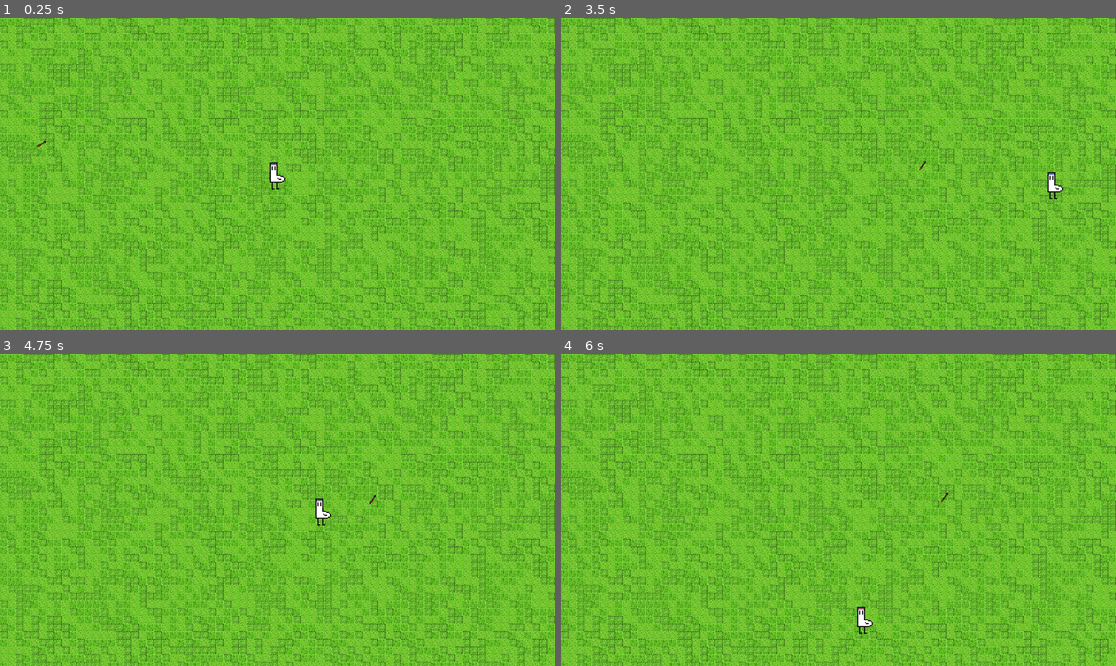
Above: before the commit, frames 1-4 (two rows, left to right).
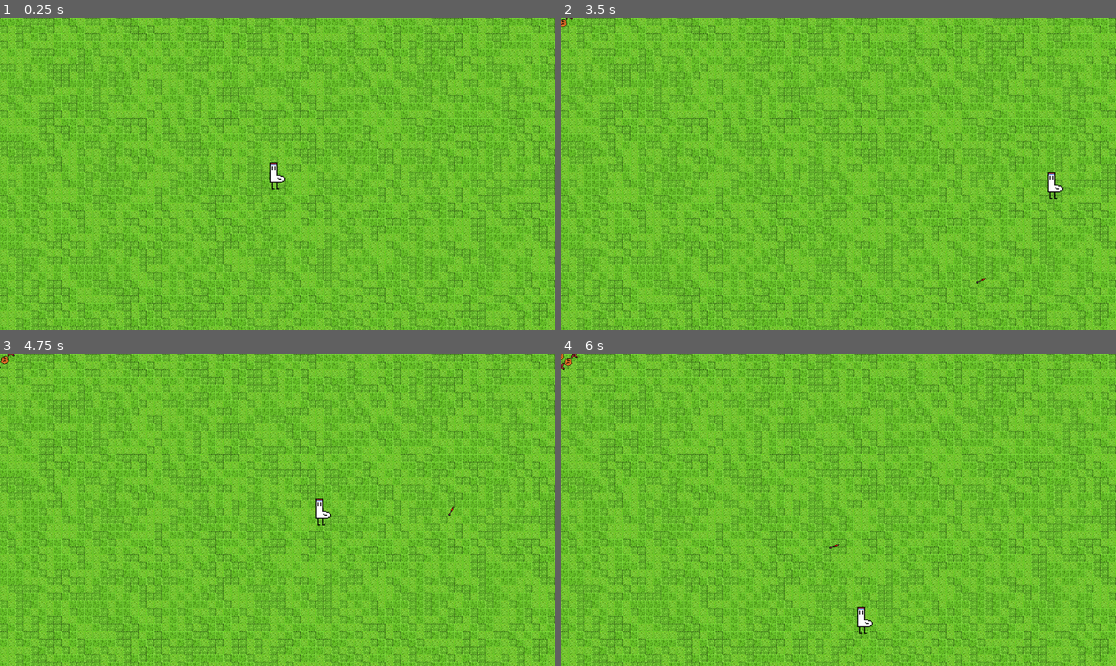
Above: after the commit, the same moments.

Repository: merlinseela/draw-a-path
Game: Godot game, scene res://main.tscn
Two runs of this game, one before a commit and one after it. Both use one fixed random seed, a clock stepped at 60 frames per second and the inputs below.
Inputs (mouse positions are in pixels of both pictures, inside the frame that each line leads up to):
- Up to frame 1 (0.25 s): no input
- Up to frame 2 (3.5 s): tap Enter at 0.5 s; move the mouse to (960, 158) at 0.52 s; hold D (move_right) 0.53-1.28 s; click (960, 158) at 0.6 s; right-click (960, 158) at 0.8 s; move the mouse to (727, 189) at 1.27 s; hold S (move_down) 1.28-2.03 s; right-click (727, 189) at 1.35 s; click (727, 189) at 1.55 s; move the mouse to (894, 105) at 2.02 s; hold D (move_right) 2.03-2.78 s; click (894, 105) at 2.1 s; right-click (894, 105) at 2.3 s; move the mouse to (810, 236) at 2.77 s; hold W (move_up) from 2.78 s (still down); right-click (810, 236) at 2.85 s; click (810, 236) at 3.05 s
- Up to frame 3 (4.75 s): move the mouse to (444, 556) at 3.52 s; release W (move_up) at 3.53 s; hold A (move_left) from 3.53 s (still down); click (444, 556) at 3.6 s; right-click (444, 556) at 3.8 s; tap Space at 4.25 s; move the mouse to (111, 463) at 4.27 s; right-click (111, 463) at 4.35 s; click (111, 463) at 4.55 s
- Up to frame 4 (6 s): move the mouse to (866, 510) at 5.02 s; release A (move_left) at 5.03 s; hold S (move_down) 5.03-5.78 s; click (866, 510) at 5.1 s; right-click (866, 510) at 5.3 s; move the mouse to (755, 432) at 5.77 s; hold D (move_right) from 5.78 s (still down); right-click (755, 432) at 5.85 s

The runs differ from the first frame. In frame 1, less than 0.1% of the frame differs, in the area x 0-9%, y 0-42%; in frame 2, less than 0.1%; in frame 3, less than 0.1%; in frame 4, less than 0.1%, in the area x 0-70%, y 0-63%.

Commit message:
wip commit by Darma_Fox

Diff:
--- /dev/null
+++ b/main.gd
@@ -0,0 +1,17 @@
+extends Node2D
+
+@onready var enemy: PackedScene = preload("res://scenes/enemy/enemy.tscn")
+var test
+
+var enemy_count: int = 1
+var enemy_count_max: int
+
+func _ready():
+	# current enemy numbers
+	enemy_count_max = 5
+
+
+func _process(delta):
+	while enemy_count <= enemy_count_max:
+		enemy_count += 1
+		add_child(enemy.instantiate())
--- a/main.tscn
+++ b/main.tscn
@@ -1,9 +1,11 @@
-[gd_scene load_steps=3 format=3 uid="uid://de0b5inuxfogw"]
+[gd_scene load_steps=4 format=3 uid="uid://de0b5inuxfogw"]
 
-[ext_resource type="PackedScene" uid="uid://chuxnsrcin21i" path="res://scenes/tilemap.tscn" id="1_8diue"]
-[ext_resource type="PackedScene" uid="uid://8xkaulbjjw0h" path="res://scenes/player.tscn" id="2_tamwn"]
+[ext_resource type="PackedScene" uid="uid://chuxnsrcin21i" path="res://scenes/tilemap/tilemap.tscn" id="1_8diue"]
+[ext_resource type="Script" path="res://main.gd" id="1_8dle6"]
+[ext_resource type="PackedScene" uid="uid://8xkaulbjjw0h" path="res://scenes/player/player.tscn" id="2_tamwn"]
 
 [node name="Main" type="Node2D"]
+script = ExtResource("1_8dle6")
 
 [node name="Tilemap" parent="." instance=ExtResource("1_8diue")]
 
--- a/scenes/ArrowComponent.gd
+++ /dev/null
@@ -1,61 +0,0 @@
-extends Node2D
-
-const SPEED = 300
-
-@onready var player_node: CharacterBody2D = get_parent().get_node("Player")
-
-var tracker_state
-enum states {
-	IDLE,
-	PATHING,
-	BACK
-}
-
-var tracker_progress: float
-var tracker_points: int
-
-# Called when the node enters the scene tree for the first time.
-func _ready():
-	tracker_state = states.IDLE
-
-# Called every frame. 'delta' is the elapsed time since the previous frame.
-func _process(delta):
-	match tracker_state:
-		states.IDLE:
-			if $Path2D.curve.get_point_position(0) != player_node.position:
-				$Path2D.curve.remove_point(0)
-				$Path2D.curve.add_point(player_node.position, Vector2(0,0), Vector2(0,0), 0)
-				# TODO: In and Out Vectors are just 0,0 for now -> could stay like but not polished
-
-			if Input.is_action_just_pressed("mouse_click_left"):
-				_add_point_path(get_viewport().get_mouse_position())
-
-			if Input.is_action_just_pressed("mouse_click_right"):
-				tracker_state = states.PATHING
-				tracker_points = $Path2D.curve.point_count + 1 # one to have the right value
-
-
-		states.PATHING:
-			#if $Path2D.curve.get_point_position(tracker_points) != player_node.position:
-				#$Path2D.curve.remove_point(tracker_points)
-				#$Path2D.curve.add_point(player_node.position, Vector2(0,0), Vector2(0,0), tracker_points + 1)
-
-			#if $Path2D/PathFollow2D.progress_ratio < tracker_progress:
-				#tracker_state = states.IDLE
-				#$Path2D.curve.clear_points()
-			#tracker_progress = $Path2D/PathFollow2D.progress_ratio
-			$Path2D/PathFollow2D.progress += SPEED * delta
-
-			if Input.is_action_just_pressed("mouse_click_right"):
-				#for point in $Path2D.curve.points:
-				print($Path2D.curve.get_baked_points())
-
-			# check if path was finished if yes -> state to back and clear points from path
-			# TODO: right now solution is somehwat resetting the position to the beginning (one frame over push in progress)
-
-
-		states.BACK:
-			pass
-
-func _add_point_path(cords_for_point: Vector2):
-	$Path2D.curve.add_point(cords_for_point)
--- /dev/null
+++ b/scenes/enemy/enemy.gd
@@ -0,0 +1,36 @@
+extends CharacterBody2D
+
+
+const SPEED = 300.0
+
+@onready var enemy_sprites = [
+	preload("res://scenes/enemy/stains_1.png"),
+	preload("res://scenes/enemy/stains_2.png"),
+	preload("res://scenes/enemy/stains_3.png")
+]
+
+@onready var enemy_collisions = [
+	$CollisionEnemy1.disabled,
+	$CollisionEnemy2.disabled,
+	$CollisionEnemy3.disabled
+]
+
+@onready var size_x: float
+@onready var size_y: float
+
+@onready var size_x_tilemap: int
+@onready var size_y_tilemap: int
+
+func _ready():
+	var random: int = randi_range(0,2)
+	$Sprite2D.texture = enemy_sprites[random]
+
+	var tracker_loop: int = 0
+	while tracker_loop < 3:
+		if tracker_loop != random:
+			enemy_collisions[tracker_loop] = true
+		tracker_loop += 1
+
+func _physics_process(delta):
+	move_and_slide()
+	velocity = SPEED * position.direction_to(get_parent().get_node("Player/Player").position) * delta
--- /dev/null
+++ b/scenes/enemy/enemy.tscn
@@ -0,0 +1,17 @@
+[gd_scene load_steps=2 format=3 uid="uid://cwdaco286kd5g"]
+
+[ext_resource type="Script" path="res://scenes/enemy/enemy.gd" id="1_cmqwb"]
+
+[node name="CharacterBody2D" type="CharacterBody2D"]
+script = ExtResource("1_cmqwb")
+
+[node name="Sprite2D" type="Sprite2D" parent="."]
+
+[node name="CollisionEnemy1" type="CollisionPolygon2D" parent="."]
+polygon = PackedVector2Array(-2, -8, 5, -8, 5, -7, 6, -7, 6, -6, 7, -6, 7, 0, 8, 0, 8, 3, 7, 3, 7, 4, 6, 4, 6, 5, 5, 5, 5, 6, 4, 6, 4, 7, 1, 7, 1, 8, -2, 8, -2, 7, -4, 7, -4, 6, -6, 6, -6, 5, -7, 5, -7, 4, -8, 4, -8, 1, -7, 1, -7, -5, -6, -5, -6, -6, -3, -6, -3, -7, -2, -7)
+
+[node name="CollisionEnemy2" type="CollisionPolygon2D" parent="."]
+polygon = PackedVector2Array(-4, -8, 2, -8, 2, -7, 6, -7, 6, -6, 7, -6, 7, -2, 6, -2, 6, -1, 7, -1, 7, 0, 6, 0, 6, 2, 5, 2, 5, 4, 6, 4, 6, 7, 5, 7, 5, 8, 1, 8, 1, 7, -2, 7, -2, 6, -3, 6, -3, 7, -4, 7, -4, 6, -5, 6, -5, 5, -6, 5, -6, 4, -7, 4, -7, 2, -6, 2, -6, 1, -7, 1, -7, 0, -6, 0, -6, -1, -5, -1, -5, -3, -6, -3, -6, -6, -5, -6, -5, -7, -4, -7)
+
+[node name="CollisionEnemy3" type="CollisionPolygon2D" parent="."]
+polygon = PackedVector2Array(-7, -7, -7, -4, -6, -4, -6, -3, -5, -3, -5, 1, -6, 1, -6, 2, -7, 2, -7, 3, -6, 3, -6, 4, -7, 4, -7, 7, -6, 7, -6, 8, -5, 8, -5, 7, -4, 7, -4, 5, -3, 5, -3, 4, 1, 4, 1, 5, 3, 5, 3, 5, 3, 6, 4, 6, 4, 7, 7, 7, 7, 3, 6, 3, 6, 2, 4, 2, 4, 1, 3, 1, 3, 0, 4, 0, 4, -1, 5, -1, 5, -4, 6, -4, 6, -6, 7, -6, 7, -7, 3, -7, 3, -6, 2, -6, 2, -5, -3, -5, -3, -6, -4, -6, -4, -7)
--- a/scenes/player.tscn
+++ /dev/null
@@ -1,36 +0,0 @@
-[gd_scene load_steps=6 format=3 uid="uid://8xkaulbjjw0h"]
-
-[ext_resource type="Script" path="res://scenes/player.gd" id="1_njhoj"]
-[ext_resource type="Texture2D" uid="uid://4e5by1yakw0i" path="res://scenes/player/crusty.png" id="2_au2ip"]
-[ext_resource type="Script" path="res://scenes/ArrowComponent.gd" id="3_8jq02"]
-[ext_resource type="Texture2D" uid="uid://qoft8sby5cfy" path="res://scenes/player/arrow.png" id="3_wcaq5"]
-
-[sub_resource type="Curve2D" id="Curve2D_phc5v"]
-
-[node name="Node2D" type="Node2D"]
-
-[node name="Player" type="CharacterBody2D" parent="."]
-script = ExtResource("1_njhoj")
-
-[node name="Sprite2D" type="Sprite2D" parent="Player"]
-scale = Vector2(2, 2)
-texture = ExtResource("2_au2ip")
-
-[node name="CollisionShape2D" type="CollisionShape2D" parent="Player"]
-
-[node name="ArrowComponent" type="Node2D" parent="."]
-script = ExtResource("3_8jq02")
-
-[node name="Path2D" type="Path2D" parent="ArrowComponent"]
-curve = SubResource("Curve2D_phc5v")
-
-[node name="PathFollow2D" type="PathFollow2D" parent="ArrowComponent/Path2D"]
-position = Vector2(86, 262)
-rotation = 0.250709
-
-[node name="Arrow" type="CharacterBody2D" parent="ArrowComponent/Path2D/PathFollow2D"]
-
-[node name="CollisionShape2D" type="CollisionShape2D" parent="ArrowComponent/Path2D/PathFollow2D/Arrow"]
-
-[node name="Sprite2D" type="Sprite2D" parent="ArrowComponent/Path2D/PathFollow2D/Arrow"]
-texture = ExtResource("3_wcaq5")
--- a/scenes/Arrow.gd
+++ b/scenes/player/Arrow.gd
@@ -1,9 +1,4 @@
 extends CharacterBody2D
-
-
-const SPEED = 300.0
-
-
 
 func _physics_process(delta):
 	move_and_slide()
--- /dev/null
+++ b/scenes/player/Path2D.gd
@@ -0,0 +1,89 @@
+extends Path2D
+
+const SPEED = 300
+
+@onready var player_node: CharacterBody2D = get_parent().get_node("Player")
+@onready var arrow_node: CharacterBody2D = get_node("PathFollow2D/Arrow")
+
+@onready var idle_orbit_distance: int
+@onready var idle_orbit_desired_position: Vector2
+
+var tracker_state
+enum states {
+	IDLE,
+	PATHING,
+	BACK
+}
+
+var tracker_orbit_degrees: int
+var tracker_points: int
+
+# Called when the node enters the scene tree for the first time.
+func _ready():
+	tracker_state = states.IDLE
+	idle_orbit_distance = 100
+	#arrow_node.position = player_node.position + Vector2(idle_orbit_distance,0)
+	tracker_orbit_degrees = 0
+
+# Called every frame. 'delta' is the elapsed time since the previous frame.
+func _process(delta):
+	match tracker_state:
+		states.IDLE:
+		# Arrow orbiting
+			#tracker_orbit_degrees += 2
+			#arrow_node.position = player_node.position + Vector2(idle_orbit_distance, 0).rotated(deg_to_rad(tracker_orbit_degrees))
+
+
+		# Arrow Pathing control
+			if curve.get_point_position(0) != player_node.position:
+				curve.remove_point(0)
+				curve.add_point(player_node.position, Vector2(0,0), Vector2(0,0), 0)
+				# TODO: In and Out Vectors are just 0,0 for now -> could stay like but not polished
+
+			if Input.is_action_just_pressed("mouse_click_left"):
+				_add_point_path(get_viewport().get_mouse_position())
+
+			if Input.is_action_just_pressed("mouse_click_right"):
+				#arrow_node.position = Vector2(0,0)
+				#arrow_node.position = player_node.position
+				tracker_state = states.PATHING
+				tracker_points = curve.point_count
+				if tracker_points == 1:
+					tracker_state = states.IDLE
+
+		states.PATHING:
+			if curve.get_point_position(tracker_points) != player_node.position:
+				curve.remove_point(tracker_points)
+				curve.add_point(player_node.position, Vector2(0,0), Vector2(0,0), tracker_points)
+
+			$PathFollow2D.progress += SPEED * delta
+
+			# if player hit right click -> abort path => clear points and add one point with current position and player point
+			if Input.is_action_just_pressed("mouse_click_right"):
+				curve.clear_points()
+				tracker_state = states.BACK
+
+		states.BACK:
+			if curve.get_point_position(0) == Vector2(0,0):
+				curve.add_point(arrow_node.global_position)
+
+			if curve.get_point_position(1) == Vector2(0,0):
+				curve.add_point(player_node.position)
+
+			if curve.get_point_position(1) != player_node.position:
+				curve.remove_point(1)
+				curve.add_point(player_node.position, Vector2(0,0), Vector2(0,0), 1)
+
+			$PathFollow2D.progress += SPEED * delta
+
+func _add_point_path(cords_for_point: Vector2):
+	curve.add_point(cords_for_point)
+
+
+func _on_hitbox_area_entered(area):
+	if area.name == "CrustyArrowArea":
+		if tracker_state != states.IDLE:
+			curve.clear_points()
+			$PathFollow2D.progress = 0
+			$PathFollow2D.progress_ratio = 0
+			tracker_state = states.IDLE
--- a/scenes/player.gd
+++ b/scenes/player/player.gd
@@ -5,14 +5,12 @@
 @onready var size_x: float
 @onready var size_y: float
 
-#@onready var path_follow_node: PathFollow2D
-	#path_follow_node = get_parent().get_node("ArrowComponent/Path2D/PathFollow2D")
-
 
 func _ready():
 	size_x = get_viewport().size[0]
 	size_y = get_viewport().size[1]
 	position = Vector2((size_x/2), (size_y/2))
+
 
 func _physics_process(delta):
 	move_and_slide()
--- /dev/null
+++ b/scenes/player/player.tscn
@@ -0,0 +1,51 @@
+[gd_scene load_steps=8 format=3 uid="uid://8xkaulbjjw0h"]
+
+[ext_resource type="Script" path="res://scenes/player/player.gd" id="1_njhoj"]
+[ext_resource type="Texture2D" uid="uid://4e5by1yakw0i" path="res://scenes/player/crusty.png" id="2_au2ip"]
+[ext_resource type="Script" path="res://scenes/player/Path2D.gd" id="3_rw428"]
+[ext_resource type="Texture2D" uid="uid://qoft8sby5cfy" path="res://scenes/player/arrow.png" id="3_wcaq5"]
+[ext_resource type="Script" path="res://scenes/player/Arrow.gd" id="4_dm4yq"]
+
+[sub_resource type="CircleShape2D" id="CircleShape2D_est3j"]
+radius = 43.0
+
+[sub_resource type="Curve2D" id="Curve2D_phc5v"]
+
+[node name="Node2D" type="Node2D"]
+
+[node name="Player" type="CharacterBody2D" parent="."]
+script = ExtResource("1_njhoj")
+
+[node name="Sprite2D" type="Sprite2D" parent="Player"]
+scale = Vector2(2, 2)
+texture = ExtResource("2_au2ip")
+
+[node name="CrustyArrowArea" type="Area2D" parent="Player"]
+
+[node name="CollisionShape2D" type="CollisionShape2D" parent="Player/CrustyArrowArea"]
+position = Vector2(0, 4)
+shape = SubResource("CircleShape2D_est3j")
+
+[node name="CollisionPolygon2D" type="CollisionPolygon2D" parent="Player"]
+polygon = PackedVector2Array(-16, -24, 0, -24, 0, 2, 6, 2, 6, 4, 12, 4, 12, 6, 14, 6, 14, 8, 16, 8, 16, 14, 14, 14, 14, 16, 10, 18, 0, 18, 0, 30, 4, 30, 4, 32, -2, 32, -2, 18, -10, 18, -10, 30, -6, 30, -6, 32, -12, 32, -12, 18, -16, 18)
+
+[node name="Path2D" type="Path2D" parent="."]
+curve = SubResource("Curve2D_phc5v")
+script = ExtResource("3_rw428")
+
+[node name="PathFollow2D" type="PathFollow2D" parent="Path2D"]
+
+[node name="Arrow" type="CharacterBody2D" parent="Path2D/PathFollow2D"]
+script = ExtResource("4_dm4yq")
+
+[node name="CollisionShape2D" type="CollisionShape2D" parent="Path2D/PathFollow2D/Arrow"]
+
+[node name="Sprite2D" type="Sprite2D" parent="Path2D/PathFollow2D/Arrow"]
+texture = ExtResource("3_wcaq5")
+
+[node name="Hitbox" type="Area2D" parent="Path2D/PathFollow2D/Arrow"]
+
+[node name="CollisionPolygon2D" type="CollisionPolygon2D" parent="Path2D/PathFollow2D/Arrow/Hitbox"]
+polygon = PackedVector2Array(-8, 8, -6, 8, -6, 7, -5, 7, -5, 6, -3, 6, -3, 5, -2, 5, -2, 4, -1, 4, -1, 3, 0, 3, 0, 1, 1, 1, 1, 0, 2, 0, 2, -1, 3, -1, 3, -2, 4, -2, 4, -3, 5, -3, 5, -4, 6, -4, 6, -3, 7, -3, 7, -4, 8, -4, 8, -8, 4, -8, 4, -7, 3, -7, 3, -6, 4, -6, 4, -5, 3, -5, 3, -4, 2, -4, 2, -3, 1, -3, 1, -2, 0, -2, 0, -1, -1, -1, -1, 0, -3, 0, -3, 1, -4, 1, -4, 2, -5, 2, -5, 3, -6, 3, -6, 5, -7, 5, -7, 6, -8, 6)
+
+[connection signal="area_entered" from="Path2D/PathFollow2D/Arrow/Hitbox" to="Path2D" method="_on_hitbox_area_entered"]
--- a/scenes/TileMap.gd
+++ b/scenes/tilemap/TileMap.gd
@@ -11,6 +11,9 @@
 
 # Called when the node enters the scene tree for the first time.
 func _ready():
+	# Viewport is somewhat not accurate
+	# drawing/rendering of tilemap creates around 2.5 rows more then needed
+	# drawing/rendering of tilemap creates around 2.0 rows
 	size_x = get_viewport().size[0]
 	size_y = get_viewport().size[1]
 
--- a/scenes/tilemap.tscn
+++ b/scenes/tilemap/tilemap.tscn
@@ -1,7 +1,7 @@
 [gd_scene load_steps=5 format=3 uid="uid://chuxnsrcin21i"]
 
 [ext_resource type="Texture2D" uid="uid://bua3fr31he56l" path="res://scenes/tilemap/gras_patches.png" id="1_jm3lm"]
-[ext_resource type="Script" path="res://scenes/TileMap.gd" id="2_emo2d"]
+[ext_resource type="Script" path="res://scenes/tilemap/TileMap.gd" id="2_emo2d"]
 
 [sub_resource type="TileSetAtlasSource" id="TileSetAtlasSource_iouio"]
 texture = ExtResource("1_jm3lm")
Binary file removed: scenes/enemy/stains.png
Binary file added: scenes/enemy/stains_1.png
Not shown, added: scenes/enemy/stains_1.png.import
Binary file added: scenes/enemy/stains_2.png
Not shown, added: scenes/enemy/stains_2.png.import
Binary file added: scenes/enemy/stains_3.png
Not shown, changed: scenes/enemy/stains_3.png.import
